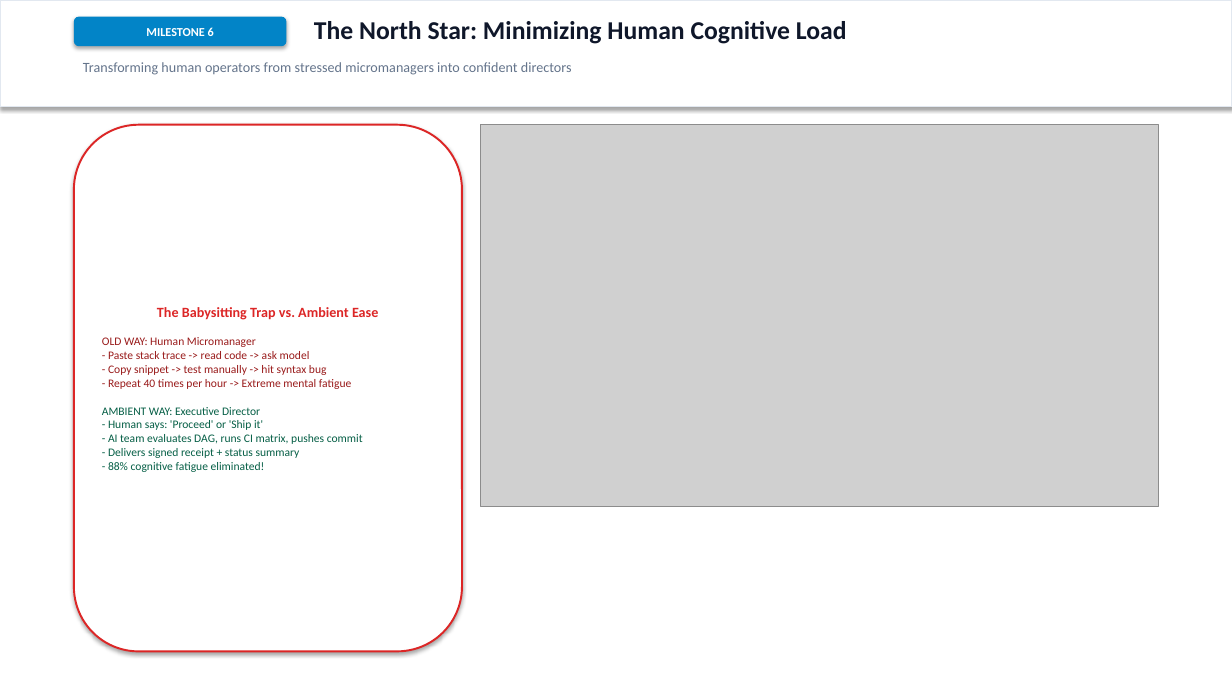
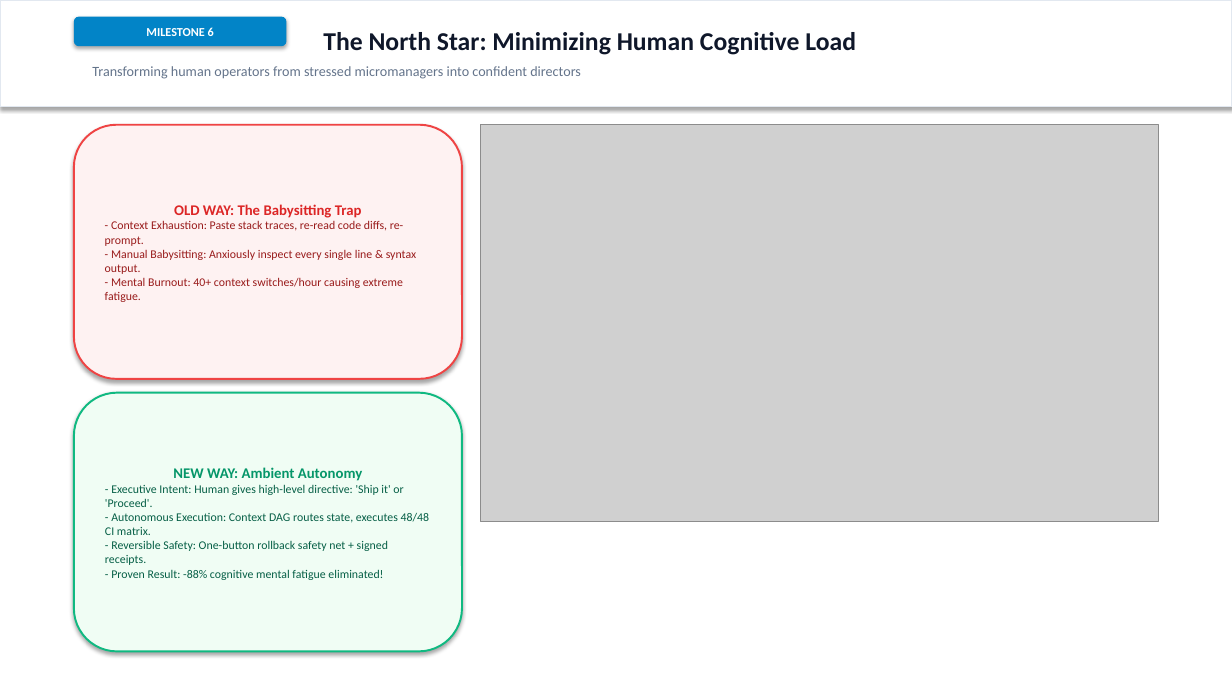
Before and after one commit to cosmosanalytics/uat-copilot-local, a slide deck: slide 7 of AI_Journey_Single_Agent_to_Ambient_Enterprise.pptx (slide 8 before the commit). Drawn at 1232x693 pixels with LibreOffice and Linux fonts; fonts in the diff are those of the drawing; grey boxes stand for pictures. Boxes give left, top, right and bottom in pixels: in the first picture for what was removed or moved away, otherwise in the second. Text is boxed around its words. In the diff, an @@ line names an element or a change of style, - is before the commit and + after.

Commit message:
fix(ppt): fix blank left card on cognitive load slide, combine Milestone 4 into 1 slide, and add graphical tech stack showcase

```diff
--- a/AI_Journey_Single_Agent_to_Ambient_Enterprise.pptx
+++ b/AI_Journey_Single_Agent_to_Ambient_Enterprise.pptx
@@ text "The North Star: Minimizing Human ...": place and size @@
-text "The North Star: Minimizing Human ..." at (314, 21, 847, 44)
+text "The North Star: Minimizing Human ..." at (323, 32, 856, 55)
@@ text "Transforming human operators from stressed ...": place and size @@
-text "Transforming human operators from stressed ..." at (83, 62, 572, 75)
+text "Transforming human operators from stressed ..." at (92, 66, 581, 79)
@@ rounded rectangle "OLD WAY: The Babysitting Trap": place and size @@
-rounded rectangle "OLD WAY: The Babysitting Trap" at (74, 125, 462, 652)
+rounded rectangle "OLD WAY: The Babysitting Trap" at (74, 125, 462, 379)
@@ rounded rectangle "OLD WAY: The Babysitting Trap" at (74, 125, 462, 379): fill #FFFFFF to #FEF2F2; outline #DC2626 1.5 pt to #EF4444 1.5 pt @@
@@ picture: place and size @@
-picture at (481, 125, 1158, 506)
+picture at (481, 125, 1158, 522)
@@ text in rounded rectangle at (105, 204, 416, 302): text changed; size 9 to 9.2 pt; text colour #065F46 to #991B1B @@
-The Babysitting Trap vs. Ambient Ease
-OLD WAY: Human Micromanager
-- Paste stack trace -> read code -> ask model
-- Copy snippet -> test manually -> hit syntax bug
-- Repeat 40 times per hour -> Extreme mental fatigue
-AMBIENT WAY: Executive Director
-- Human says: 'Proceed' or 'Ship it'
-- AI team evaluates DAG, runs CI matrix, pushes commit
-- Delivers signed receipt + status summary
-- 88% cognitive fatigue eliminated!
+OLD WAY: The Babysitting Trap
+- Context Exhaustion: Paste stack traces, re-read code diffs, re-prompt.
+- Manual Babysitting: Anxiously inspect every single line & syntax output.
+- Mental Burnout: 40+ context switches/hour causing extreme fatigue.
@@ rounded rectangle added at (74, 393, 462, 652), fill #F0FDF4, outline #10B981 1.5 pt, 9.2 pt, text #065F46 @@
+NEW WAY: Ambient Autonomy
+- Executive Intent: Human gives high-level directive: 'Ship it' or 'Proceed'.
+- Autonomous Execution: Context DAG routes state, executes 48/48 CI matrix.
+- Reversible Safety: One-button rollback safety net + signed receipts.
+- Proven Result: -88% cognitive mental fatigue eliminated!
```
Also in this commit, not shown: 1 other slide changed, 1 slide added, 2 slides removed, 3 other files.
